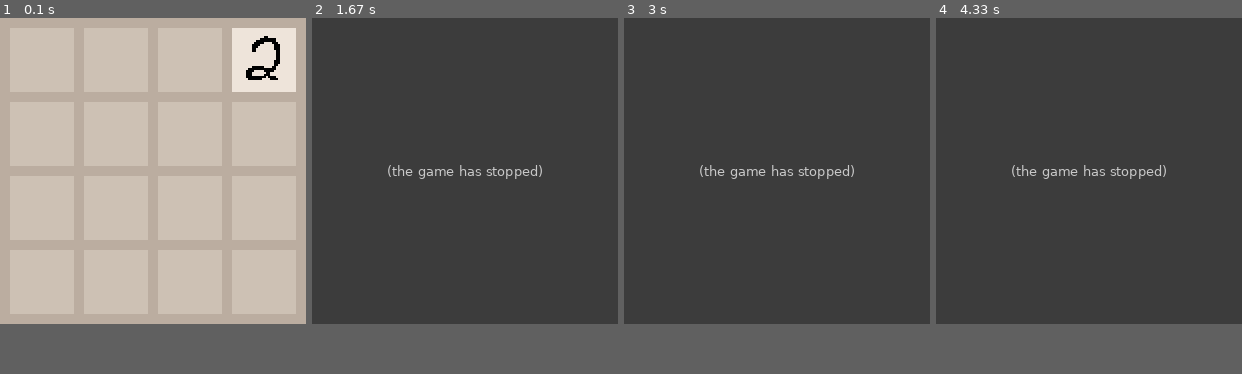
Above: before the commit, frames 1-4 (left to right).
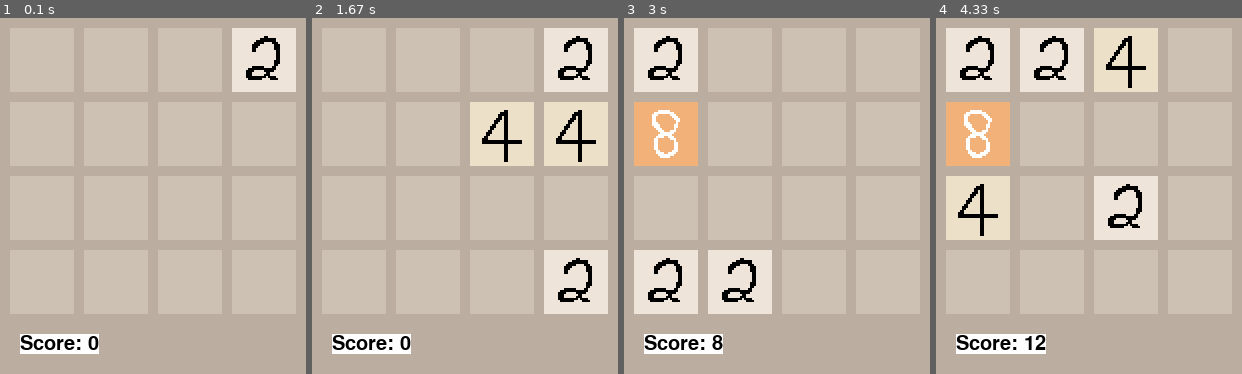
Above: after the commit, the same moments.

Repository: zzayah/GameDesignWithPygame
Game: pygame game, started from main.py
Two runs of this game, one before a commit and one after it. Both use one fixed random seed, a clock stepped at 60 frames per second and the inputs below.
Inputs:
- Up to frame 1 (0.1 s): no input
- Up to frame 2 (1.67 s): hold Right 0.33-0.8 s; hold Up 0.83-1.13 s; hold Right 1.17-1.63 s
- Up to frame 3 (3 s): hold Left 1.67-2.2 s; hold Down 2.23-2.53 s; hold Esc 2.57-2.97 s; hold Left 2.57-2.97 s
- Up to frame 4 (4.33 s): hold Left 3-3.4 s; hold Up 3.43-3.8 s; hold Up from 3.83 s (still down)
In our replay, the window is 306x306 before the commit and 306x356 after it. These sizes can differ from the game's own. Grey fills any space a smaller window leaves; there, only what the larger window draws over its background counts as a difference.

The runs differ from the first frame. In frame 1, 1.4% of the frame differs, in the area x 6-33%, y 88-95%; in frame 2, 87%; in frame 3, 87%; in frame 4, 87%, in the area x 0-100%, y 0-95%.
Error before the commit: TypeError: 'NoneType' object is not iterable (game.py line 74); the game stopped at 0.33 s (later frames are placeholders)

Commit message:
progress. need to implement correc tlosing cond

Diff:
--- a/game.py
+++ b/game.py
@@ -1,44 +1,171 @@
 import pygame as pg
 import random
+import copy
 
 class Game:
 
     def __init__(self):
-        self.screen_size = (306, 306) # images are 64 x 64 and spaces are 20 x 64 or 64 x 20 (counting borders)
+        self.screen_size = (306, 356)
         self.matrix = [[0 for _ in range(4)] for _ in range(4)]
+        self.prev_board = copy.deepcopy(self.matrix)
+        self.first_turn = True
 
         self.won = False
+        self.lost = False
+        self.score = 0
+        self.prev_score = 0
 
         self.need_to_place_two = True
 
-    def merge_tiles(self, direction):
-        if direction == "up":
-            pass
-        if direction == "left":
-            pass
-        if direction == "right":
-            pass
-        if direction == "down":
-            pass
+        self.clock = pg.time.Clock()
+
+    def merge_tiles(self, direc):
+        if not direc == "undo":
+            self.prev_score = copy.deepcopy(self.score)
+            self.prev_board = copy.deepcopy(self.matrix)
+
+        merged = [[False for _ in range(4)] for _ in range(4)]
+        if direc == 'left':
+            for i in range(4):
+                for j in range(4):
+                    shift = 0
+                    if i > 0:
+                        for q in range(i):
+                            if self.matrix[q][j] == 0:
+                                shift += 1
+                        if shift > 0:
+                            self.matrix[i - shift][j] = self.matrix[i][j]
+                            self.matrix[i][j] = 0
+                        if self.matrix[i - shift - 1][j] == self.matrix[i - shift][j] and not merged[i - shift][j] and not merged[i - shift - 1][j]:
+                            self.matrix[i - shift - 1][j] *= 2
+                            self.score += self.matrix[i - shift - 1][j]
+                            self.matrix[i - shift][j] = 0
+                            merged[i - shift - 1][j] = True
+
+        elif direc == 'right':
+            for i in range(3):
+                for j in range(4):
+                    shift = 0
+                    for q in range(i + 1):
+                        if self.matrix[3 - q][j] == 0:
+                            shift += 1
+                    if shift > 0:
+                        self.matrix[2 - i + shift][j] = self.matrix[2 - i][j]
+                        self.matrix[2 - i][j] = 0
+                    if 3 - i + shift <= 3:
+                        if self.matrix[2 - i + shift][j] == self.matrix[3 - i + shift][j] and not merged[3 - i + shift][j] and not merged[2 - i + shift][j]:
+                            self.matrix[3 - i + shift][j] *= 2
+                            self.score += self.matrix[3 - i + shift][j]
+                            self.matrix[2 - i + shift][j] = 0
+                            merged[3 - i + shift][j] = True
+
+        elif direc == 'up':
+            for i in range(4):
+                for j in range(4):
+                    shift = 0
+                    for q in range(j):
+                        if self.matrix[i][q] == 0:
+                            shift += 1
+                    if shift > 0:
+                        self.matrix[i][j - shift] = self.matrix[i][j]
+                        self.matrix[i][j] = 0
+                    if self.matrix[i][j - shift] == self.matrix[i][j - shift - 1] and not merged[i][j - shift - 1] and not merged[i][j - shift]:
+                        self.matrix[i][j - shift - 1] *= 2
+                        self.score += self.matrix[i][j - shift - 1]
+                        self.matrix[i][j - shift] = 0
+                        merged[i][j - shift - 1] = True
+
+        elif direc == 'down':
+            for i in range(4):
+                for j in range(4):
+                    shift = 0
+                    for q in range(j):
+                        if self.matrix[i][3 - q] == 0:
+                            shift += 1
+                    if shift > 0:
+                        self.matrix[i][3 - j + shift] = self.matrix[i][3 - j]
+                        self.matrix[i][3 - j] = 0
+                    if 4 - j + shift <= 3:
+                        if self.matrix[i][4 - j + shift] == self.matrix[i][3 - j + shift] and not merged[i][4 - j + shift] and not merged[i][3 - j + shift]:
+                            self.matrix[i][4 - j + shift] *= 2
+                            self.score += self.matrix[i][4 - j + shift]
+                            self.matrix[i][3 - j + shift] = 0
+                            merged[i][4 - j + shift] = True
+        elif direc == "undo":
+            self.score = self.prev_score
+            self.matrix = copy.deepcopy(self.prev_board)
+
+        return self.matrix
+
+    def check_won_or_lost(self):
+        zeros_exist = False
+        for row in range(4):
+            for col in range(4):
+                if self.matrix[row][col] == 0:
+                    zeros_exist = True
+                if self.matrix[row][col] == 2048:
+                    self.won = True
+
+        if not self.first_turn and not zeros_exist:
+            # needs to be fixed via adding a "matrix" peram to merge_tiles and inputting a different matrix than self.
+            p = self.prev_board
+            up = self.merge_tiles("up")
+            left = self.merge_tiles("left")
+            down = self.merge_tiles("down")
+            right = self.merge_tiles("right")
+            if up == p and left == p and down == p and right == p:
+                self.lost = True
 
     def draw(self):
+        if self.won:
+            self.screen.fill((255, 215, 0))
+            font = pg.font.Font(None, 80)
+            text = font.render("YOU WON!", True, (0, 0, 0))
+            text_rect = text.get_rect()
+            self.screen.blit(text, (((self.screen.get_width() - text_rect.width) / 2), 113))
+
+            font = pg.font.Font(None, 30)
+            text = font.render(f"Score: {self.score}", True, (0, 0, 0), (255, 255, 255))
+            self.screen.blit(text, (20, 316))
+            return
+
+        elif self.lost:
+            self.screen.fill((0, 0, 0))
+            font = pg.font.Font(None, 80)
+            text = font.render("YOU LOST!", True, (255, 255, 255))
+            text_rect = text.get_rect()
+            self.screen.blit(text, (((self.screen.get_width() - text_rect.width) / 2), 113))
+
+            font = pg.font.Font(None, 30)
+            text = font.render(f"Score: {self.score}", True, (0, 0, 0), (255, 255, 255))
+            self.screen.blit(text, (20, 316))
+            return
+
+        font = pg.font.Font(None, 30)
+        text = font.render(f"Score: {self.score}", True, (0, 0, 0), (255, 255, 255, 255))
+        self.screen.blit(text, (20, 316))
+
         placed_two = False
         while_iterations = 0
-        while not placed_two and self.need_to_place_two == True and while_iterations < 100:
+        while not placed_two and self.need_to_place_two and while_iterations < 100:
             rand_idx_1 = random.randint(0, 3)
             rand_idx_2 = random.randint(0, 3)
             if self.matrix[rand_idx_1][rand_idx_2] == 0:
-                self.matrix[rand_idx_1][rand_idx_2] = 2
+                chance_to_place_2 = random.random()
+                if self.first_turn:
+                    self.matrix[rand_idx_1][rand_idx_2] = 2
+                    self.first_turn = False
+                elif chance_to_place_2 <= 0.5:
+                    self.matrix[rand_idx_1][rand_idx_2] = 2
+                else:
+                    self.matrix[rand_idx_1][rand_idx_2] = 4
                 placed_two = True
                 self.need_to_place_two = False
 
         for row in range(4):
             for col in range(4):
-                # init sprite and resize
                 sprite = pg.image.load(f"sprites/{self.matrix[row][col]}.png")
                 sprite = pg.transform.scale(sprite, (64, 64))
-
-                # blit sprite
                 self.screen.blit(sprite, ((10 + (74 * row)), (10 + (74 * col))))
 
     def run(self):
@@ -48,42 +175,34 @@
         pg.display.set_caption("2048")
         print(self.matrix)
 
-        # game loop
         running = True
         while running:
-
             for event in pg.event.get():
                 if event.type == pg.QUIT:
                     running = False
 
                 keys = pg.key.get_pressed()
-                if keys[pg.K_UP]:
-                    idxs = self.merge_tiles("up")
-                    for idx in idxs:
-                        print(idx)
-                    self.need_to_place_two = True
-
+                if self.won or self.lost:
+                    break
+                elif keys[pg.K_ESCAPE]:
+                    self.merge_tiles("undo")
+                    print("undo move")
+                elif keys[pg.K_UP]:
+                    self.merge_tiles("up")
+                    self.need_to_place_two = True
                 elif keys[pg.K_LEFT]:
-                    idxs = self.merge_tiles("left")
-                    for idx in idxs:
-                        print(idx)
-                    self.need_to_place_two = True
-
+                    self.merge_tiles("left")
+                    self.need_to_place_two = True
                 elif keys[pg.K_RIGHT]:
-                    idxs = self.merge_tiles("right")
-                    for idx in idxs:
-                        print(idx)
-                    self.need_to_place_two = True
-
+                    self.merge_tiles("right")
+                    self.need_to_place_two = True
                 elif keys[pg.K_DOWN]:
-                    idxs = self.merge_tiles("down")
-                    for idx in idxs:
-                        print(idx)
-                    self.need_to_place_two = True
-
+                    self.merge_tiles("down")
+                    self.need_to_place_two = True
                 else:
-                    print("no valid input detected")
-
+                    print("no_imp")
+
+            self.check_won_or_lost()
             self.draw()
             pg.display.flip()
         pg.quit()
